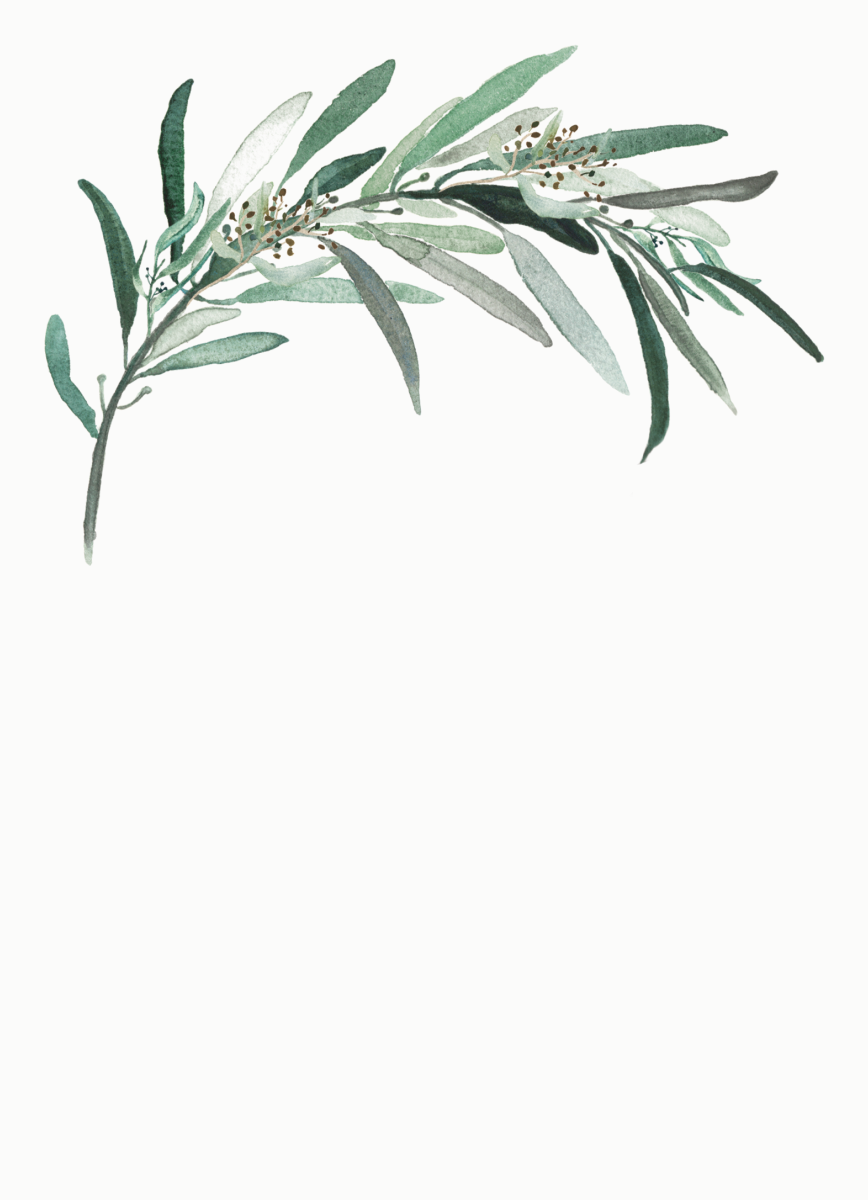
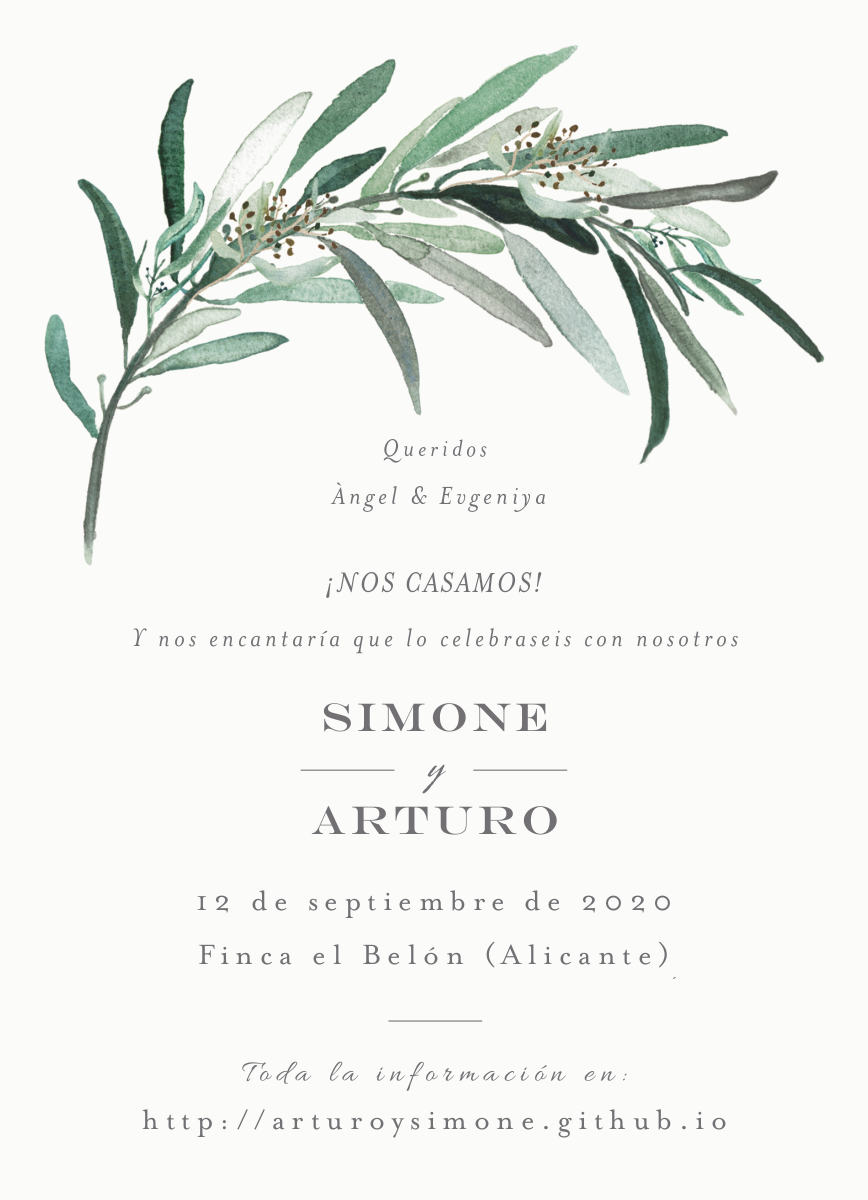
Layer changes from the first 868x1200 image to the second:
added layer "Queridos" above "Àngel & Evgeniya" over [383, 439, 487, 463]
added layer "Àngel & Evgeniya" above "¡NOS CASAMOS!" over [330, 482, 546, 512]
renamed "NOS CASAMOS" to "¡NOS CASAMOS!", showed it, moved it above "Y nos encantaría que lo celebr...", painted on it over [326, 571, 542, 598]
added layer "Y nos encantaría que lo celebr..." above "SIMONE" over [133, 628, 738, 654]
added layer "SIMONE" above "ARTURO" over [323, 703, 547, 732]
added layer "ARTURO" above "12 de septiembre de 2020" over [311, 806, 557, 835]
added layer "12 de septiembre de 2020" above "Finca el Belón (Alicante)" over [197, 890, 670, 918]
added layer "Finca el Belón (Alicante)" above "Toda la información en:" over [199, 941, 667, 968]
added layer "Toda la información en:" above "http://arturoysimone.github.io" over [242, 1061, 627, 1091]
renamed "12 de septiembre de 2020 ..." to "http://arturoysimone.github.io", showed it, painted on it over [142, 890, 726, 1138]
renamed "postcard.png #1" to "original", hid it, moved it above "separaciones" over [133, 439, 738, 1138]
added layer "separaciones" above "blanco" over [133, 439, 738, 1138]
